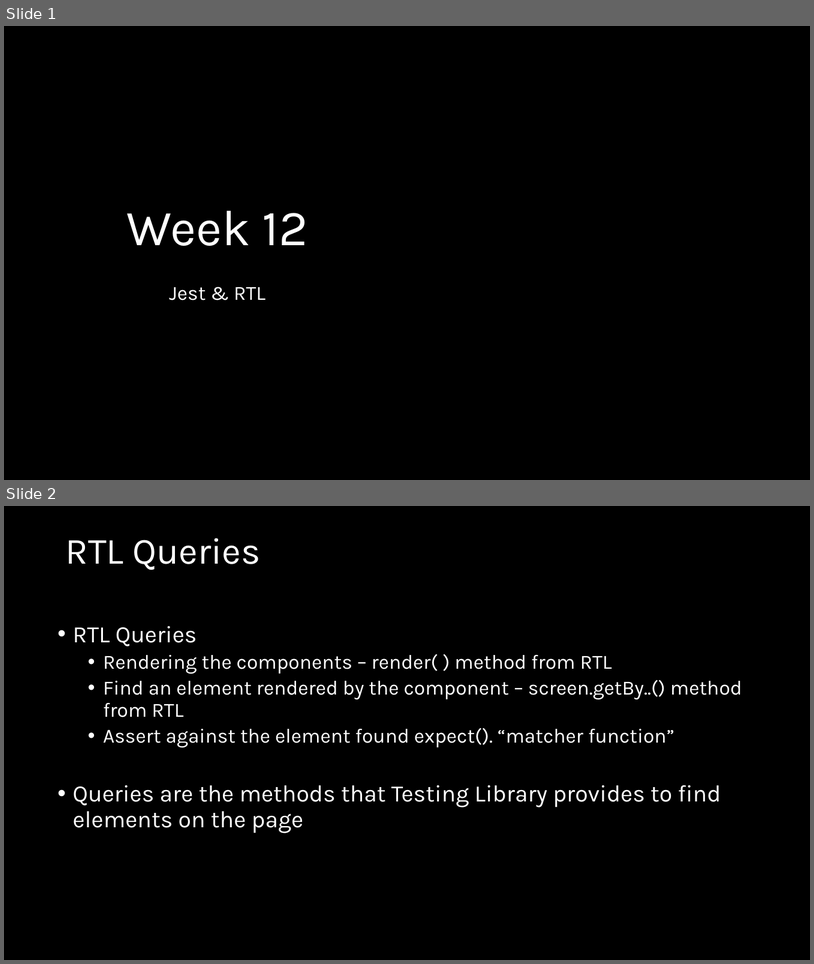
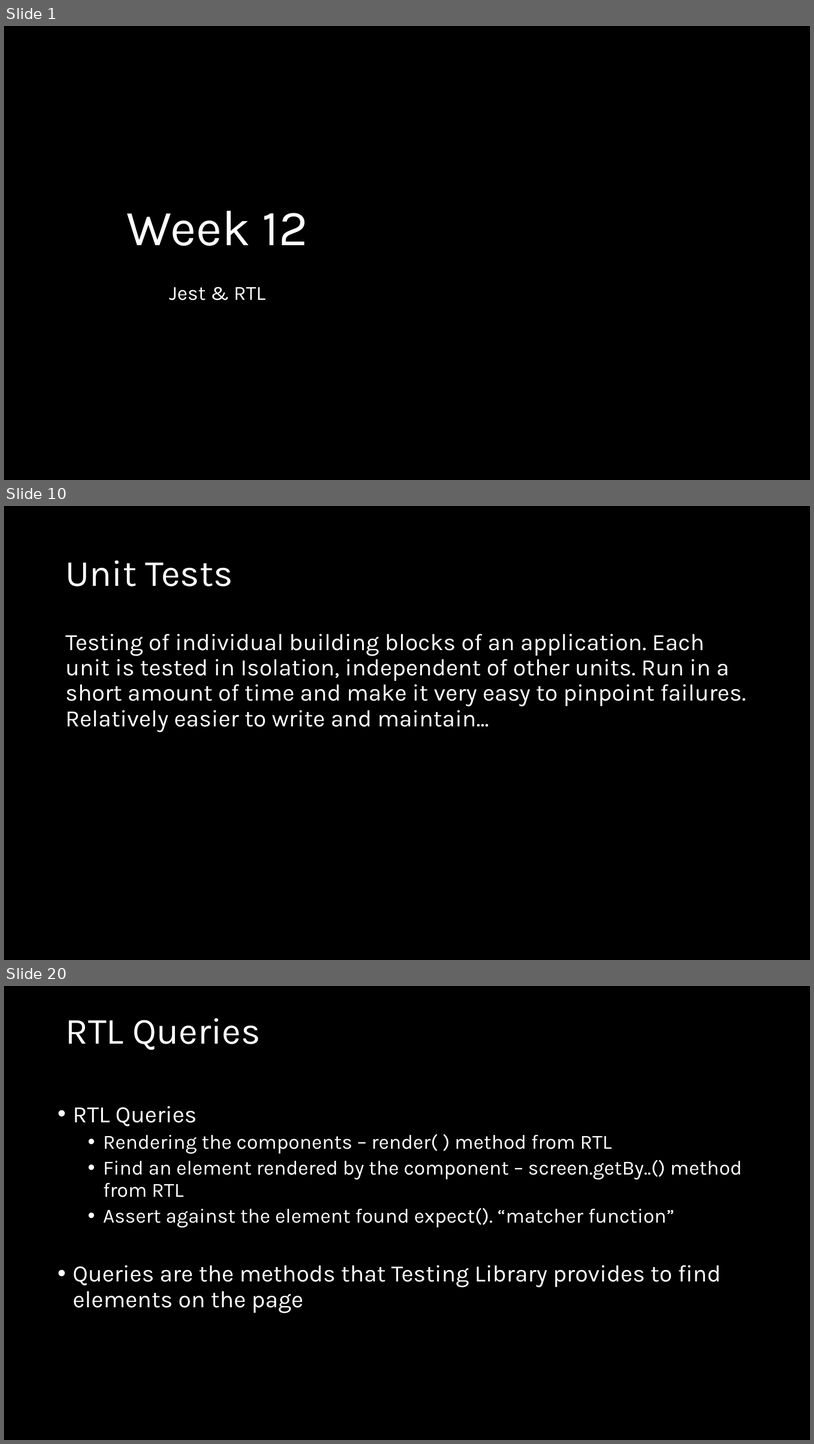
Before and after one commit to natiquekeyin/fall2024, a slide deck: JavaScript/Week12/Week12.pptx. Shown one above the other, each under a label of ours: slides 1 and 2 before the commit, slides 1, 10 and 20 after it; the slides between them are not shown. The pictures are 814x964 and 814x1444 pixels, drawn with LibreOffice and Linux fonts; fonts in the diff are those of the drawing. Boxes give left, top, right and bottom in pixels: in the first picture for what was removed or moved away, otherwise in the second. Text is boxed around its words. In the diff, an @@ line names an element or a change of style, - is before the commit and + after.

```diff
--- a/JavaScript/Week12/Week12.pptx
+++ b/JavaScript/Week12/Week12.pptx
@@ slide 10 added at <box>4,506,810,960</box>, background #000000 @@
@@ title added at <box>65,560,233,586</box>, 44 pt, text #FFFFFF @@
+Unit Tests
@@ text added at <box>65,634,746,732</box>, 28 pt, text #FFFFFF @@
+Testing of individual building blocks of an application. Each unit is tested in Isolation, independent of other units. Run in a short amount of time and make it very easy to pinpoint failures. Relatively easier to write and maintain...
@@ what was slide 2 is now slide 20 @@
```
Also in this commit, not shown: 53 other slides added, 1 other file.
